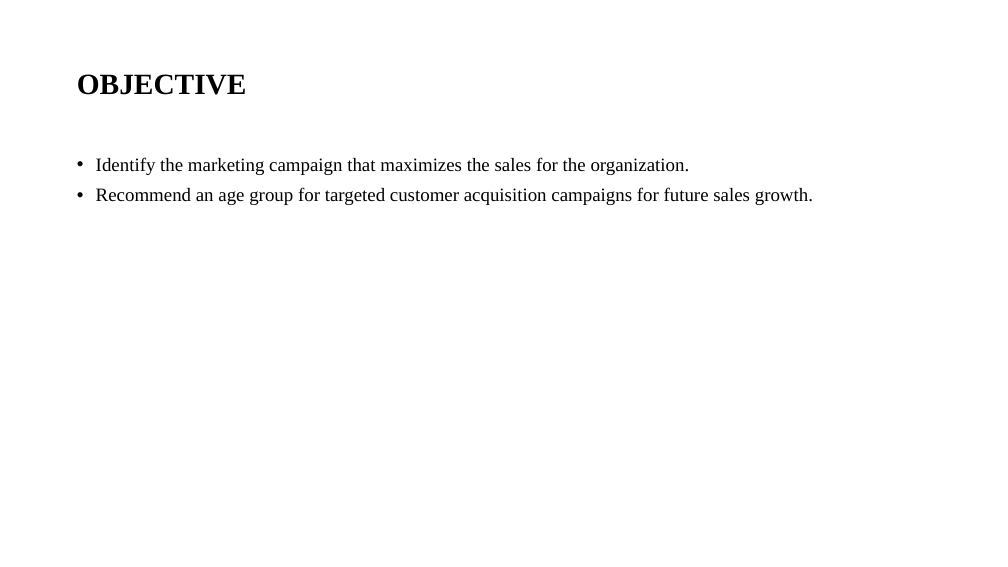
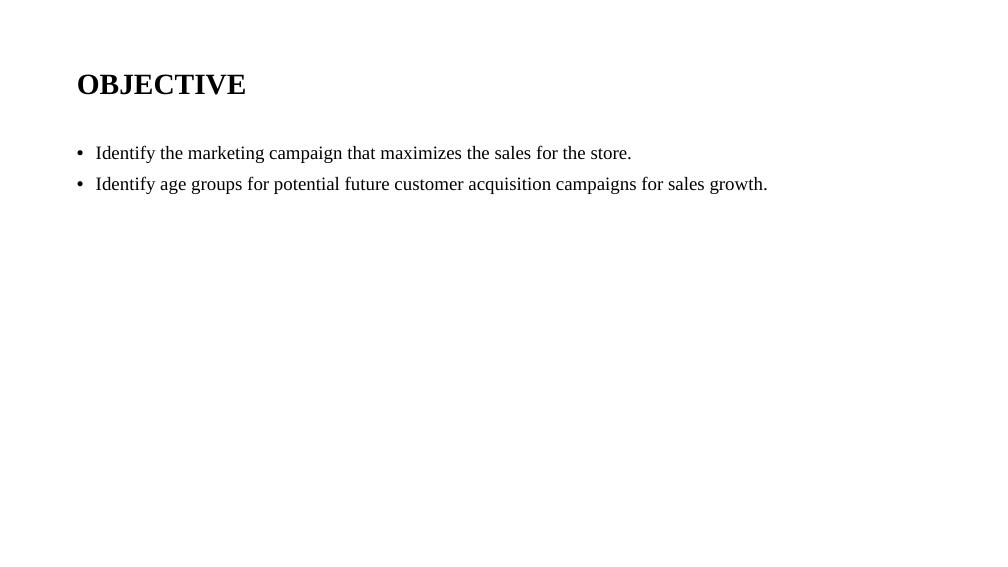
Before and after one commit to anil023/Excel_Store-Marketing-Campaign-Dashboard, a slide deck: slide 2 of Store Marketing Campaign Analysis.pptx. Drawn at 1008x567 pixels with LibreOffice and Linux fonts; fonts in the diff are those of the drawing. Boxes give left, top, right and bottom in pixels: in the first picture for what was removed or moved away, otherwise in the second. Text is boxed around its words. In the diff, an @@ line names an element or a change of style, - is before the commit and + after.

```diff
--- a/Store Marketing Campaign Analysis.pptx
+++ b/Store Marketing Campaign Analysis.pptx
@@ text at (96, 145, 768, 194): text changed @@
-• Identify the marketing campaign that maximizes the sales for the organization.
-• Recommend an age group for targeted customer acquisition campaigns for future sales growth.
+• Identify the marketing campaign that maximizes the sales for the store.
+• Identify age groups for potential future customer acquisition campaigns for sales growth.
```
Also in this commit, not shown: 3 slides added, 2 slides removed, 1 other file.
